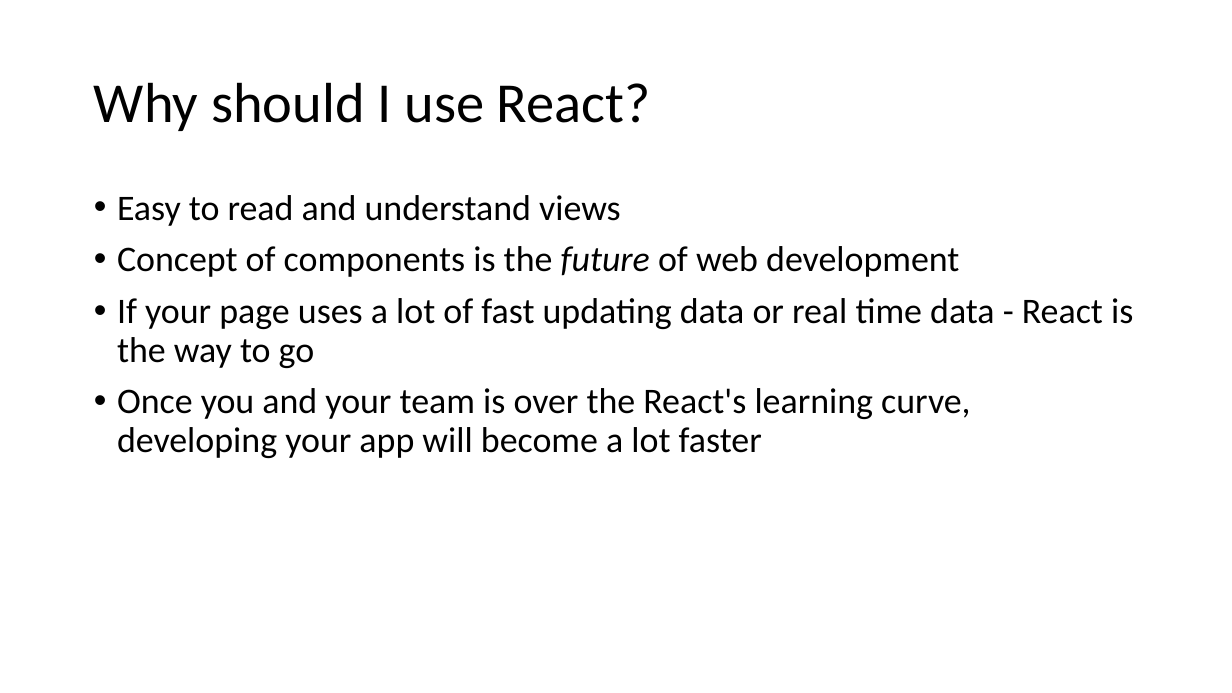
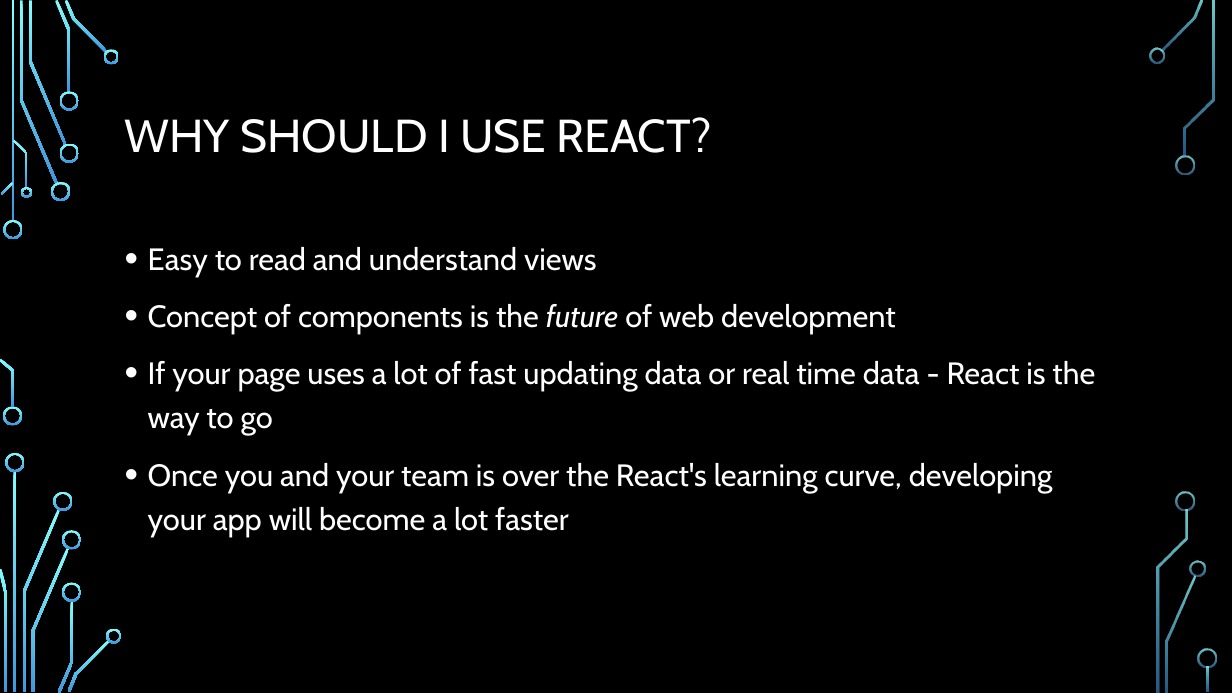
Before and after one commit to sonam-niit/IDFC-Training, a slide deck: slide 8 of Day4/Introduction to React.pptx (slide 10 before the commit). Drawn at 1232x693 pixels with LibreOffice and Linux fonts; fonts in the diff are those of the drawing; background and template pictures are left out. Boxes give left, top, right and bottom in pixels: in the first picture for what was removed or moved away, otherwise in the second. Text is boxed around its words. In the diff, an @@ line names an element or a change of style, - is before the commit and + after.

```diff
--- a/Day4/Introduction to React.pptx
+++ b/Day4/Introduction to React.pptx
@@ background #FFFFFF to picture (left out) @@
@@ title at box(125, 117, 712, 153): text changed; size 44 to 36 pt; font Calibri to Cabin; text colour #000000 to #FFFFFF @@
-Why should I use React?
+WHY SHOULD I USE REACT?
@@ text "Easy to read and understand ...": place and size @@
-text "Easy to read and understand ..." at box(117, 195, 1133, 458)
+text "Easy to read and understand ..." at box(148, 247, 1095, 537)
@@ text "Easy to read and understand ..." at box(148, 247, 1095, 537): size 28 to 24 pt, font Calibri to Cabin, text colour #000000 to #FFFFFF; line spacing 0.9 to 1.2 @@
@@ group added at box(0, 0, 1217, 693): 33 freeform shapes, 3 rectangles @@
```
Also in this commit, not shown: 9 other slides changed, 11 slides added, 2 slides removed, 1 other file.
